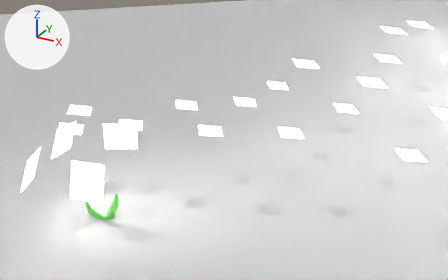
What one commit did to the Blender file Models/Parts (BLEND)/Triple Leaves.blend.
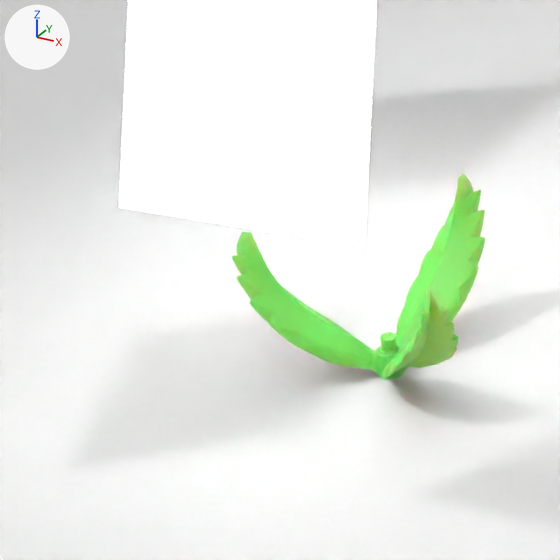
Each version is shown from a camera (50 mm lens) standing at (1.029, -1.178, 0.918) and looking at (0.249, 0.241, 0.209), then close up on the part from 12% to 29% of the width and 61% to 88% of the height. The lights are fixed; the arrows at upper left show +X, +Y and +Z.
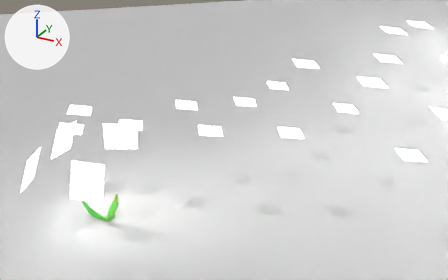
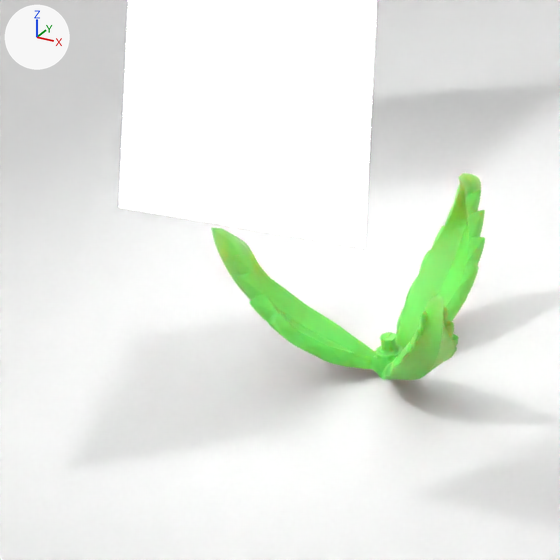
Commit message: changed leaves

Location of each change, [x1, y1, x2, y2] in pixels of the close-ups (560 x 560 px; the box of a moved part takes in the faces that stretch with it):
```json
{"object": "Circle", "change": "reshaped, shading changed", "before": [232, 173, 485, 380], "after": [211, 173, 485, 380], "on screen": "8% wider"}
{"part": 1, "of": "me_plane_071", "change": "moved or reshaped", "before": [237, 178, 469, 375], "after": [211, 173, 481, 380]}
{"part": 2, "of": "me_plane_071", "change": "shading changed", "before": [232, 173, 485, 380], "after": [232, 173, 485, 380]}
```

The change, as JSON lines over the scene's bpy script:
```json
{"block": "me_plane_071", "where": "# used by ob_plane_070; location = (-0.00957, -0.00552, 0.0107); rotation_euler = (-0.312, 0.0, -1.047), in degrees (-18, 0, -60); scale = (0.01, 0.03, 0.01)"}
{"op": "remove", "block": "me_plane_071", "code": "me_plane_071.from_pydata(...)  # 348 vertices, 342 faces; spans x -5.13..5.13, y -1.88..1.18, z -0.8..5.97"}
{"op": "add", "block": "me_plane_071", "code": "me_plane_071.from_pydata(...)  # 348 vertices, 342 faces; spans x -5.4..5.39, y -2.17..1.18, z -0.8..6.32"}
{"block": "me_plane_071", "change": "me_plane_071 part 1: 52 of 348 vertices moved; they spanned x -4.34..4.4, y -1.78..0.77, z -0.46..5.97 and now span x -5.4..5.39, y -2.17..0.96, z -0.71..6.32; mean shift (0.0, 0.03, -0.24); largest move (-4.34, 0.69, 5.31) -> (-5.4, 0.88, 5.55)"}
{"block": "me_plane_071", "change": "me_plane_071 part 2: edges marked sharp go from 401 to 471"}
```
